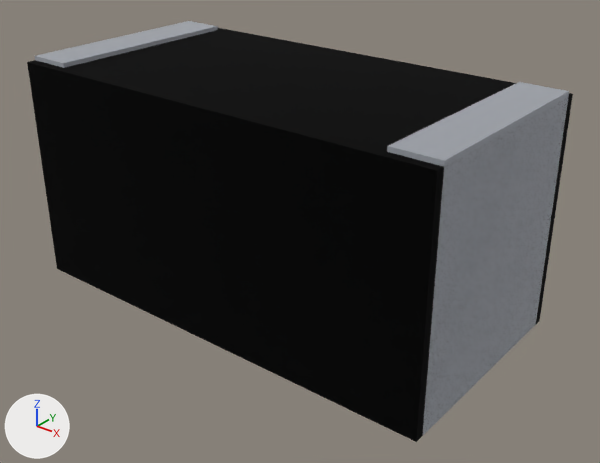
The glTF model parts/capacitor-tantalum-3216/capacitor-tantalum-3216.glb, before and after one commit.
Before and after are seen from a 50 mm lens placed at (0.00336, -0.00402, 0.00304), pointed at (0.00016, -0.00003, 0.00056). Arrows for +X, +Y and +Z are at lower left; the lights stay in place. The picture after the commit comes second. Where no turn or scale is listed for an object, it has been applied to the vertices.

Before the edit, the objects in view are built like this:
```python
mat_mat_0 = principled_material('mat_0')
mat_mat_0.base_color = (0.0103, 0.0103, 0.0103)  # black #1a1a1a
mat_mat_0.metallic = 1.0
mat_mat_0.roughness = 1.0
mat_mat_1 = principled_material('mat_1')
mat_mat_1.base_color = (0.558, 0.578, 0.617)  # light grey #c5c8ce
mat_mat_1.metallic = 1.0
mat_mat_1.roughness = 1.0
me_mesh_0 = bpy.data.meshes.new('Mesh_0')
me_mesh_0.from_pydata(...)  # a box spanning x -0.0016..0.0016, y -0.0008..0.0008, z -0.0008..0.0008
me_mesh_0.materials.append(mat_mat_0)  # black #1a1a1a
me_mesh_1 = bpy.data.meshes.new('Mesh_1')
me_mesh_1.from_pydata(...)  # a box spanning x -0.00016..0.00016, y -0.00074..0.00074, z -0.00082..0.00082; a box spanning x 0.00272..0.00304, y -0.00074..0.00074, z -0.00082..0.00082
me_mesh_1.materials.append(mat_mat_1)  # light grey #c5c8ce
ob_mesh_0 = bpy.data.objects.new('Mesh_0', me_mesh_0)
ob_mesh_0.location = (0.0, 0.0, 0.0008)
ob_mesh_1 = bpy.data.objects.new('Mesh_1', me_mesh_1)
ob_mesh_1.location = (-0.00144, 0.0, 0.000815)
```
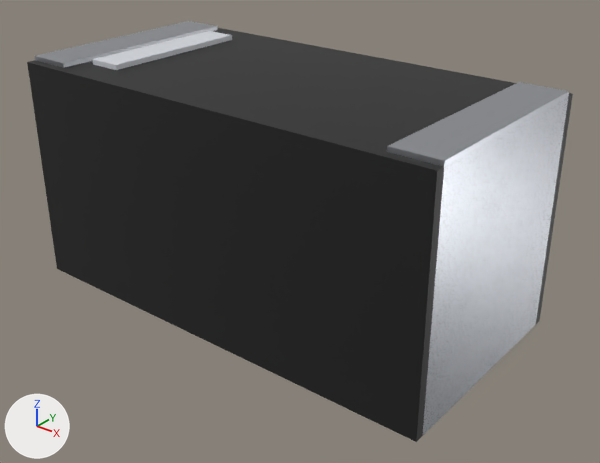
Changed parts and their boxes [x1, y1, x2, y2] in the pictures (600 x 463 px):
'Mesh_0', surface changed (lighter)
    both: [27, 28, 573, 442]
'Mesh_1', surface changed
    both: [35, 21, 569, 435]
'Mesh_2', added
    after: [92, 31, 232, 70]

The change, as a diff of the scene's bpy script:
```diff
--- a/parts/capacitor-tantalum-3216/capacitor-tantalum-3216.glb.py
+++ b/parts/capacitor-tantalum-3216/capacitor-tantalum-3216.glb.py
@@ mat_mat_0 @@
 mat_mat_0.base_color = (0.0103, 0.0103, 0.0103)  # black #1a1a1a
-mat_mat_0.metallic = 1.0
 mat_mat_0.roughness = 1.0
@@ mat_mat_1 @@
 mat_mat_1.metallic = 1.0
-mat_mat_1.roughness = 1.0
+mat_mat_1.roughness = 0.36
@@ mat_mat_2 @@
+mat_mat_2 = principled_material('mat_2')
+mat_mat_2.base_color = (0.665, 0.687, 0.73)  # light grey #d5d8de
+mat_mat_2.roughness = 0.52
@@ me_mesh_2 @@
+me_mesh_2.from_pydata(...)  # a box spanning x -0.00012..0.00012, y -0.00056..0.00056, z -0.00002..0.00002
+me_mesh_2.materials.append(mat_mat_2)  # light grey #d5d8de
@@ ob_mesh_2 @@
+ob_mesh_2 = bpy.data.objects.new('Mesh_2', me_mesh_2)
+ob_mesh_2.location = (-0.00108, 0.0, 0.001615)
```
